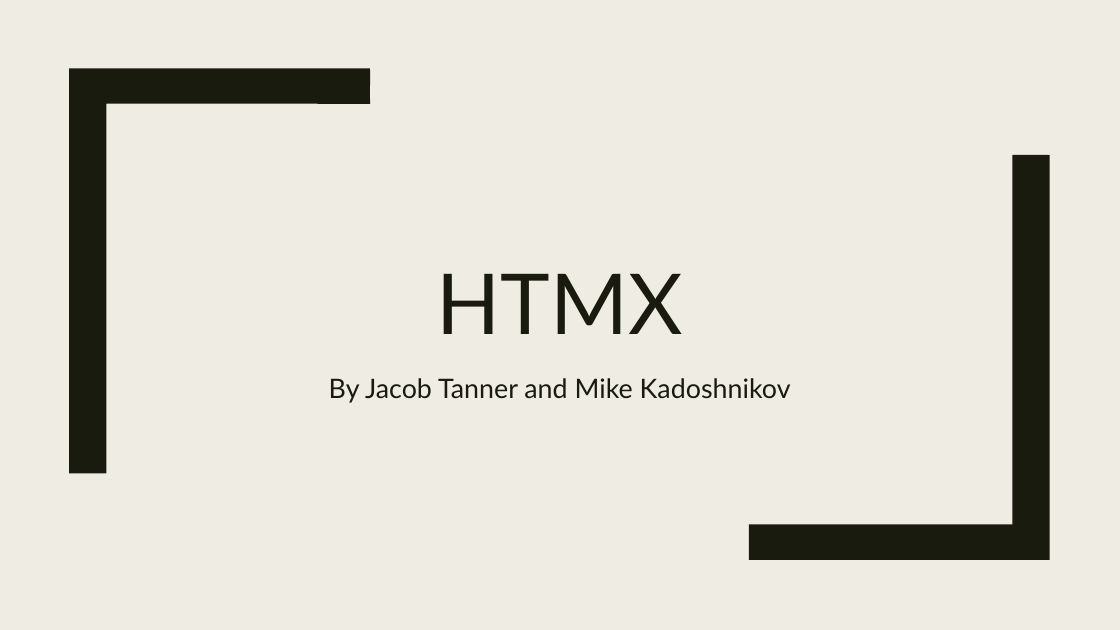
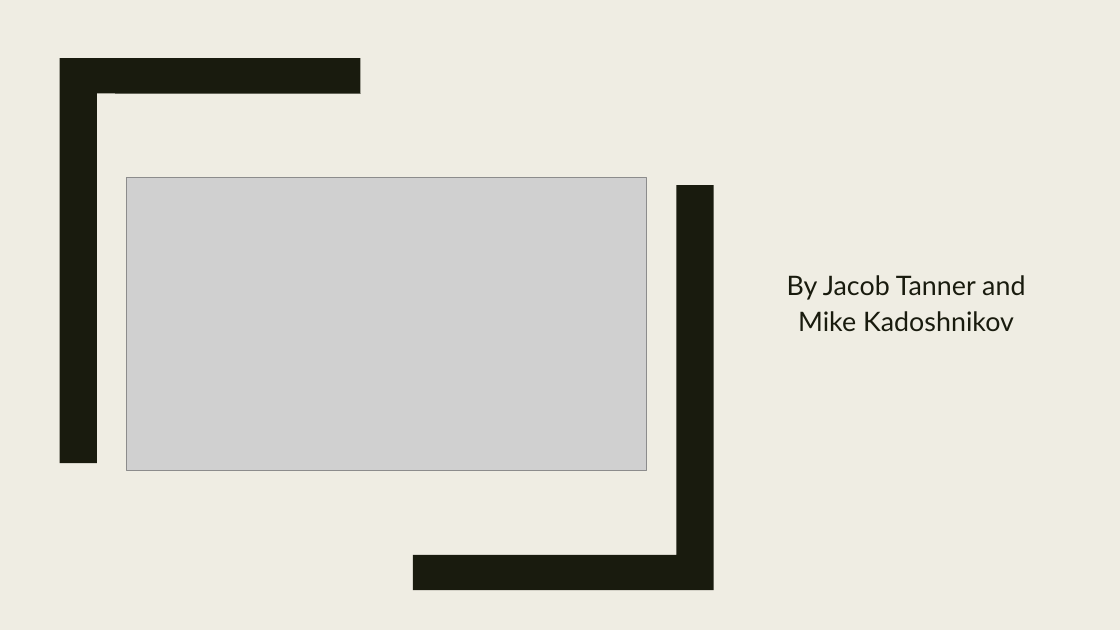
Before and after one commit to jtann5/HTMX, a slide deck: slide 1 of Presentation/HTMX.pptx. Drawn at 1120x630 pixels with LibreOffice and Linux fonts; fonts in the diff are those of the drawing; grey boxes stand for pictures. Boxes give left, top, right and bottom in pixels: in the first picture for what was removed or moved away, otherwise in the second. Text is boxed around its words. In the diff, an @@ line names an element or a change of style, - is before the commit and + after.

Commit message:
powerpoint

```diff
--- a/Presentation/HTMX.pptx
+++ b/Presentation/HTMX.pptx
@@ rectangle added at (0, 0, 1120, 630), fill #EFEDE3 @@
@@ freeform shape added at (60, 58, 360, 463), fill #191B0E @@
@@ freeform shape removed at (69, 68, 370, 473) @@
@@ picture added at (127, 178, 647, 471) @@
@@ freeform shape removed at (749, 155, 1050, 560) @@
@@ freeform shape added at (413, 186, 714, 591), fill #191B0E @@
@@ subtitle "By Jacob Tanner and Mike ...": place and size @@
-subtitle "By Jacob Tanner and Mike ..." at (329, 378, 791, 403)
+subtitle "By Jacob Tanner and Mike ..." at (787, 275, 1025, 332)
@@ subtitle "By Jacob Tanner and Mike ..." at (787, 275, 1025, 332): more space between paragraphs @@
@@ title removed at (437, 273, 683, 334) @@
-HTMX
```
Also in this commit, not shown: 1 slide added.
